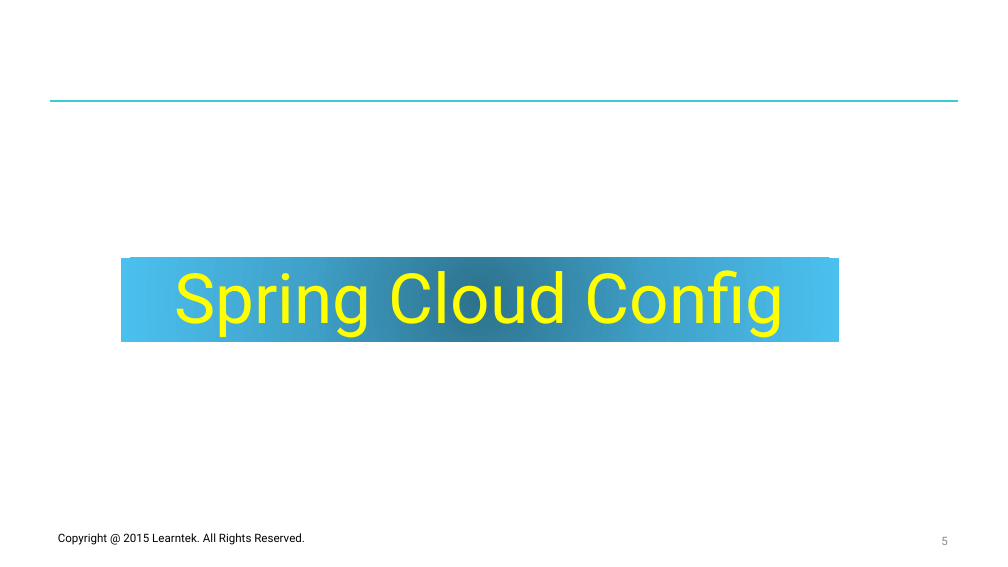
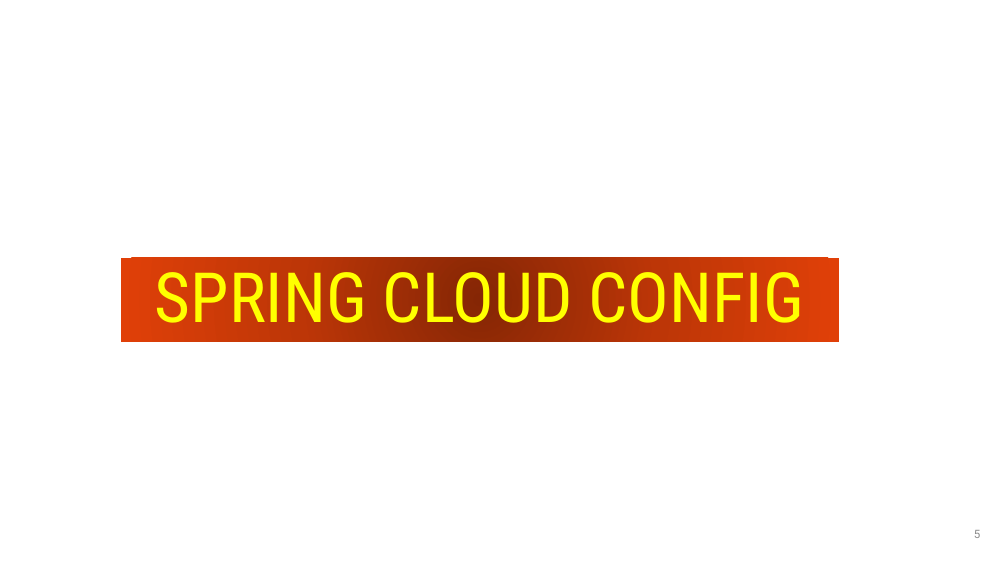
Before and after one commit to santoshkar/Microservice, a slide deck: slide 5 of Presentations/Part-5-Spring Cloud Config.pptx. Drawn at 1008x567 pixels with LibreOffice and Linux fonts; fonts in the diff are those of the drawing; background and template pictures are left out. Boxes give left, top, right and bottom in pixels: in the first picture for what was removed or moved away, otherwise in the second. Text is boxed around its words. In the diff, an @@ line names an element or a change of style, - is before the commit and + after.

Commit message:
Removed learntek

```diff
--- a/Presentations/Part-5-Spring Cloud Config.pptx
+++ b/Presentations/Part-5-Spring Cloud Config.pptx
@@ line removed from (51, 101) to (958, 101) @@
@@ title "SPRING CLOUD CONFIG" at [120,258,839,343]: vertical alignment bottom to middle; fill gradient #2D728E to #40A2CA to #4CC0F0 to gradient #852705 to #BE3708 to #E14109 @@
@@ title at [155,272,804,323]: text changed; font Roboto to Roboto Condensed @@
-Spring Cloud Config
+SPRING CLOUD CONFIG
@@ text removed at [58,533,305,545] @@
-Copyright @ 2015 Learntek. All Rights Reserved.
@@ page number: place and size @@
-page number at [941,537,947,545]
+page number at [974,530,980,538]
@@ ellipse added at [945,517,979,551], outline #FFFFFF 1 pt @@
```
Also in this commit, not shown: 19 other slides changed, 10 other files.
